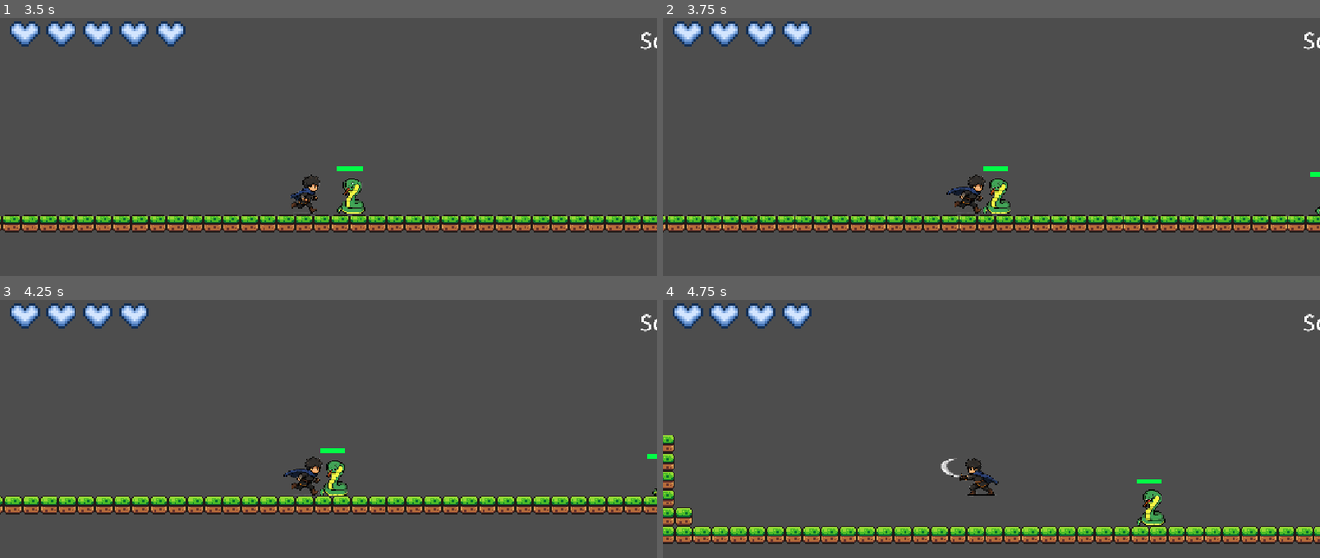
Above: before the commit, frames 1-4 (two rows, left to right).
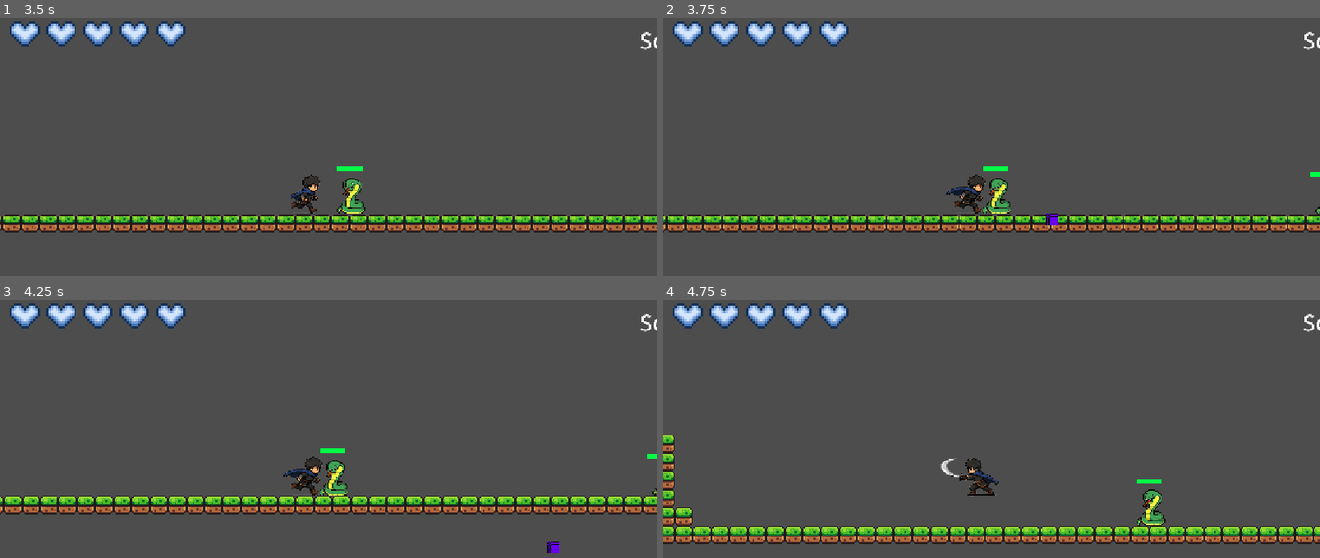
Above: after the commit, the same moments.

Repository: Riel-21/Godot-Game-Project-TCC
Game: Godot game, scene res://Scenes/Testing - Gabriel.tscn
Same seed, same stepped clock (60 frames per second), same inputs: the game is played once before the commit and once after it.
Inputs (mouse positions are in pixels of both pictures, inside the frame that each line leads up to):
- Up to frame 1 (3.5 s): tap Enter (ui_accept) at 0.5 s; move the mouse to (473, 183) at 0.52 s; hold Right (ui_right) 0.53-2.03 s; tap Q (attack) at 0.6, 1.55, 2.1, 3.05 s; tap Space (jump) at 0.77, 1.52, 3.02 s; tap C (dash) at 0.8, 1.35, 2.3, 2.85 s; move the mouse to (197, 221) at 1.27 s; move the mouse to (394, 121) at 2.02 s; hold Left (ui_left) 2.03-2.78 s; move the mouse to (295, 275) at 2.77 s; hold Right (ui_right) from 2.78 s (still down)
- Up to frame 2 (3.75 s): keep holding Right (ui_right); move the mouse to (1188, 257) at 3.52 s; hold Right mouse button (shoot) from 3.53 s (still down)
- Up to frame 3 (4.25 s): keep holding Right (ui_right); keep holding Right mouse button (shoot); tap Space (jump) at 3.77 s; tap C (dash) at 3.8 s
- Up to frame 4 (4.75 s): move the mouse to (794, 429) at 4.27 s; release Right (ui_right) at 4.28 s; release Right mouse button (shoot) at 4.28 s; hold Left (ui_left) from 4.28 s (still down); tap F (toggle attack mode) at 4.35 s; tap Space (jump) at 4.52 s; tap Q (attack) at 4.55 s

Frame 1 is identical in both runs. In frame 2, 0.4% of the frame differs, in the area x 23-61%, y 1-81%; in frame 3, 0.4%; in frame 4, 0.3%.
Error after the commit: Invalid call to function 'take_damage' in base 'CharacterBody2D (snake.gd)'. Expected 1 argument(s). (res://Scripts/scripts/player_bullet.gd:14)

Commit message:
Trying to get player bullet to work

Diff:
--- a/Scenes/bullet.tscn
+++ b/Scenes/bullet.tscn
@@ -1,7 +1,7 @@
 [gd_scene format=3 uid="uid://d2thqputpagsl"]
 
-[ext_resource type="Script" uid="uid://bvksnor2448tq" path="res://scripts/bullet.gd" id="1_y25gk"]
-[ext_resource type="Texture2D" uid="uid://dly3n56bk3yut" path="res://assets/Mecha-stone Golem 0.1/Mecha-stone Golem 0.1/weapon PNG/arm_projectile_glowing.png" id="2_l5glv"]
+[ext_resource type="Script" uid="uid://bvksnor2448tq" path="res://Scripts/scripts/bullet.gd" id="1_y25gk"]
+[ext_resource type="Texture2D" uid="uid://dly3n56bk3yut" path="res://Assets/sprites/Mecha-stone Golem 0.1/Mecha-stone Golem 0.1/weapon PNG/arm_projectile_glowing.png" id="2_l5glv"]
 
 [sub_resource type="AtlasTexture" id="AtlasTexture_eoqba"]
 atlas = ExtResource("2_l5glv")
--- a/Scenes/golem_boss.tscn
+++ b/Scenes/golem_boss.tscn
@@ -1,18 +1,18 @@
 [gd_scene format=3 uid="uid://brc4swcm8cpuq"]
 
-[ext_resource type="Script" uid="uid://74ptwbeykhlc" path="res://scripts/golem_boss.gd" id="1_jiwok"]
-[ext_resource type="Texture2D" uid="uid://dbj1780eitgoq" path="res://assets/Mecha-stone Golem 0.1/Mecha-stone Golem 0.1/PNG sheet/Character_sheet.png" id="1_tftbb"]
-[ext_resource type="Texture2D" uid="uid://d4afdehosksk5" path="res://assets/Mecha-stone Golem 0.1/Mecha-stone Golem 0.1/weapon PNG/Laser_sheet.png" id="2_2ivs1"]
-[ext_resource type="Script" uid="uid://dn28wa07uvlu" path="res://scripts/finite_state_machine.gd" id="3_wl8t3"]
-[ext_resource type="Script" uid="uid://ppri2wh21lqi" path="res://scripts/idle.gd" id="4_5raa4"]
-[ext_resource type="Script" uid="uid://cmbkf78jqf686" path="res://scripts/follow.gd" id="5_jidqh"]
-[ext_resource type="Script" uid="uid://ccvovimn0rbt3" path="res://scripts/melee_attack.gd" id="7_33i4v"]
-[ext_resource type="Script" uid="uid://c3locajf0es0d" path="res://scripts/laser_beam.gd" id="8_33i4v"]
-[ext_resource type="Script" uid="uid://c8418gak7gsxf" path="res://scripts/armor_buff.gd" id="9_33i4v"]
-[ext_resource type="Script" uid="uid://wybmy8osyqde" path="res://scripts/dash.gd" id="9_egbyw"]
-[ext_resource type="Script" uid="uid://digpy0x08qln5" path="res://scripts/homing_missile.gd" id="9_isqk6"]
-[ext_resource type="PackedScene" uid="uid://d2thqputpagsl" path="res://scenes/bullet.tscn" id="10_dxa6x"]
-[ext_resource type="Script" uid="uid://cl5i0l1o4pn71" path="res://scripts/death.gd" id="11_33i4v"]
+[ext_resource type="Script" uid="uid://74ptwbeykhlc" path="res://Scripts/scripts/golem_boss.gd" id="1_jiwok"]
+[ext_resource type="Texture2D" uid="uid://dbj1780eitgoq" path="res://Assets/sprites/Mecha-stone Golem 0.1/Mecha-stone Golem 0.1/PNG sheet/Character_sheet.png" id="1_tftbb"]
+[ext_resource type="Texture2D" uid="uid://d4afdehosksk5" path="res://Assets/sprites/Mecha-stone Golem 0.1/Mecha-stone Golem 0.1/weapon PNG/Laser_sheet.png" id="2_2ivs1"]
+[ext_resource type="Script" uid="uid://dn28wa07uvlu" path="res://Scripts/scripts/finite_state_machine.gd" id="3_wl8t3"]
+[ext_resource type="Script" uid="uid://ppri2wh21lqi" path="res://Scripts/scripts/idle.gd" id="4_5raa4"]
+[ext_resource type="Script" uid="uid://cmbkf78jqf686" path="res://Scripts/scripts/follow.gd" id="5_jidqh"]
+[ext_resource type="Script" uid="uid://ccvovimn0rbt3" path="res://Scripts/scripts/melee_attack.gd" id="7_33i4v"]
+[ext_resource type="Script" uid="uid://c3locajf0es0d" path="res://Scripts/scripts/laser_beam.gd" id="8_33i4v"]
+[ext_resource type="Script" uid="uid://c8418gak7gsxf" path="res://Scripts/scripts/armor_buff.gd" id="9_33i4v"]
+[ext_resource type="Script" uid="uid://wybmy8osyqde" path="res://Scripts/scripts/dash.gd" id="9_egbyw"]
+[ext_resource type="Script" uid="uid://digpy0x08qln5" path="res://Scripts/scripts/homing_missile.gd" id="9_isqk6"]
+[ext_resource type="PackedScene" uid="uid://d2thqputpagsl" path="res://Scenes/bullet.tscn" id="10_dxa6x"]
+[ext_resource type="Script" uid="uid://cl5i0l1o4pn71" path="res://Scripts/scripts/death.gd" id="11_33i4v"]
 
 [sub_resource type="Animation" id="Animation_wl8t3"]
 length = 0.001
@@ -373,7 +373,7 @@
 radius = 6.0
 
 [node name="GolemBoss" type="CharacterBody2D" unique_id=1541148254]
-collision_layer = 2
+collision_layer = 4
 collision_mask = 0
 script = ExtResource("1_jiwok")
 
--- a/Scenes/player_bullet.tscn
+++ b/Scenes/player_bullet.tscn
@@ -1,6 +1,6 @@
 [gd_scene format=3 uid="uid://b3iavi5iywbc8"]
 
-[ext_resource type="Script" uid="uid://b1gq3cu1pru4w" path="res://scripts/player_bullet.gd" id="1_4g3gs"]
+[ext_resource type="Script" uid="uid://b1gq3cu1pru4w" path="res://Scripts/scripts/player_bullet.gd" id="1_4g3gs"]
 
 [sub_resource type="PlaceholderTexture2D" id="PlaceholderTexture2D_js80x"]
 size = Vector2(10, 10)
@@ -10,7 +10,7 @@
 
 [node name="player_bullet" type="Area2D" unique_id=602526267]
 collision_layer = 0
-collision_mask = 2
+collision_mask = 4
 script = ExtResource("1_4g3gs")
 
 [node name="Sprite2D" type="Sprite2D" parent="." unique_id=1452962652]
--- a/Scenes/snake - projectile attack.tscn
+++ b/Scenes/snake - projectile attack.tscn
@@ -16,7 +16,7 @@
 [sub_resource type="RectangleShape2D" id="RectangleShape2D_86xdo"]
 size = Vector2(298.5, 224.5)
 
-[node name="Snake - Projectile attack" type="CharacterBody2D" unique_id=1375713619]
+[node name="Snake - Projectile attack" type="CharacterBody2D" unique_id=1375713619 groups=["snake"]]
 collision_layer = 4
 collision_mask = 3
 script = ExtResource("1_7pca0")
--- a/Scripts/scripts/player_bullet.gd
+++ b/Scripts/scripts/player_bullet.gd
@@ -12,7 +12,9 @@
 	# Only try to damage things that actually have a take_damage method (like enemies)
 	if body.has_method("take_damage"):
 		body.take_damage()
-
+	else:
+		if body.is_in_group("snake"):
+			body.take_damage()
 	# Whether it hit an enemy or a TileMap wall, the bullet should always delete itself on impact
 	queue_free()
 
--- a/project.godot
+++ b/project.godot
@@ -27,6 +27,10 @@
 [dotnet]
 
 project/assembly_name="The Conquered Crown"
+
+[global_group]
+
+snake=""
 
 [input]
 
